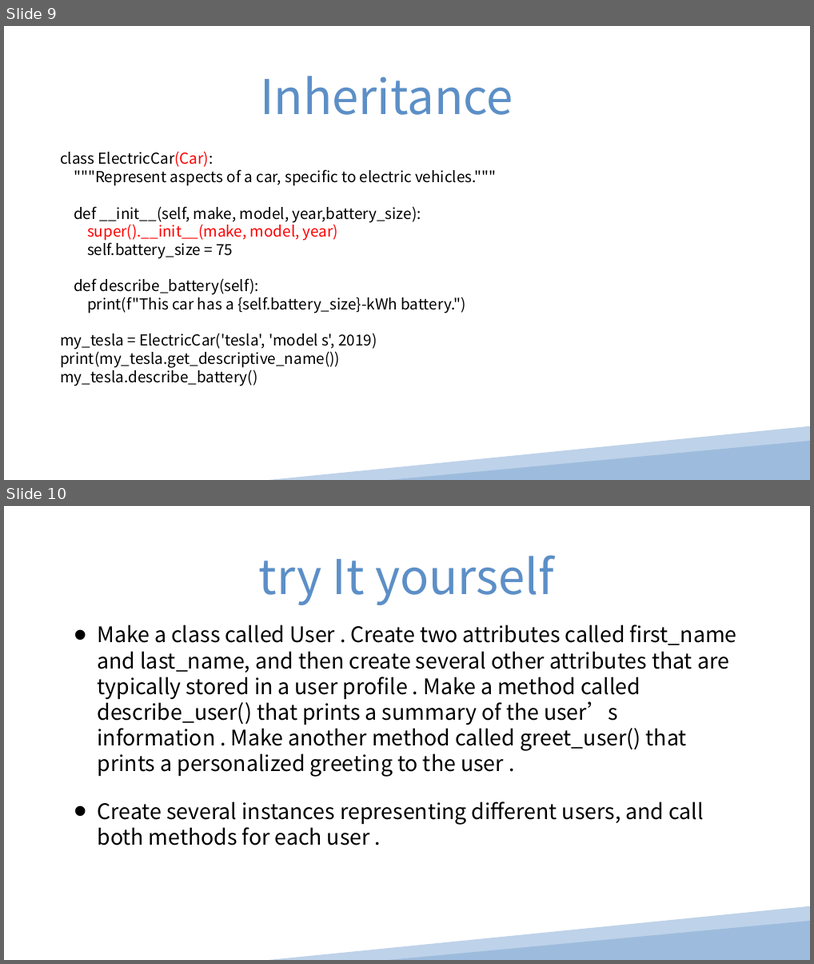
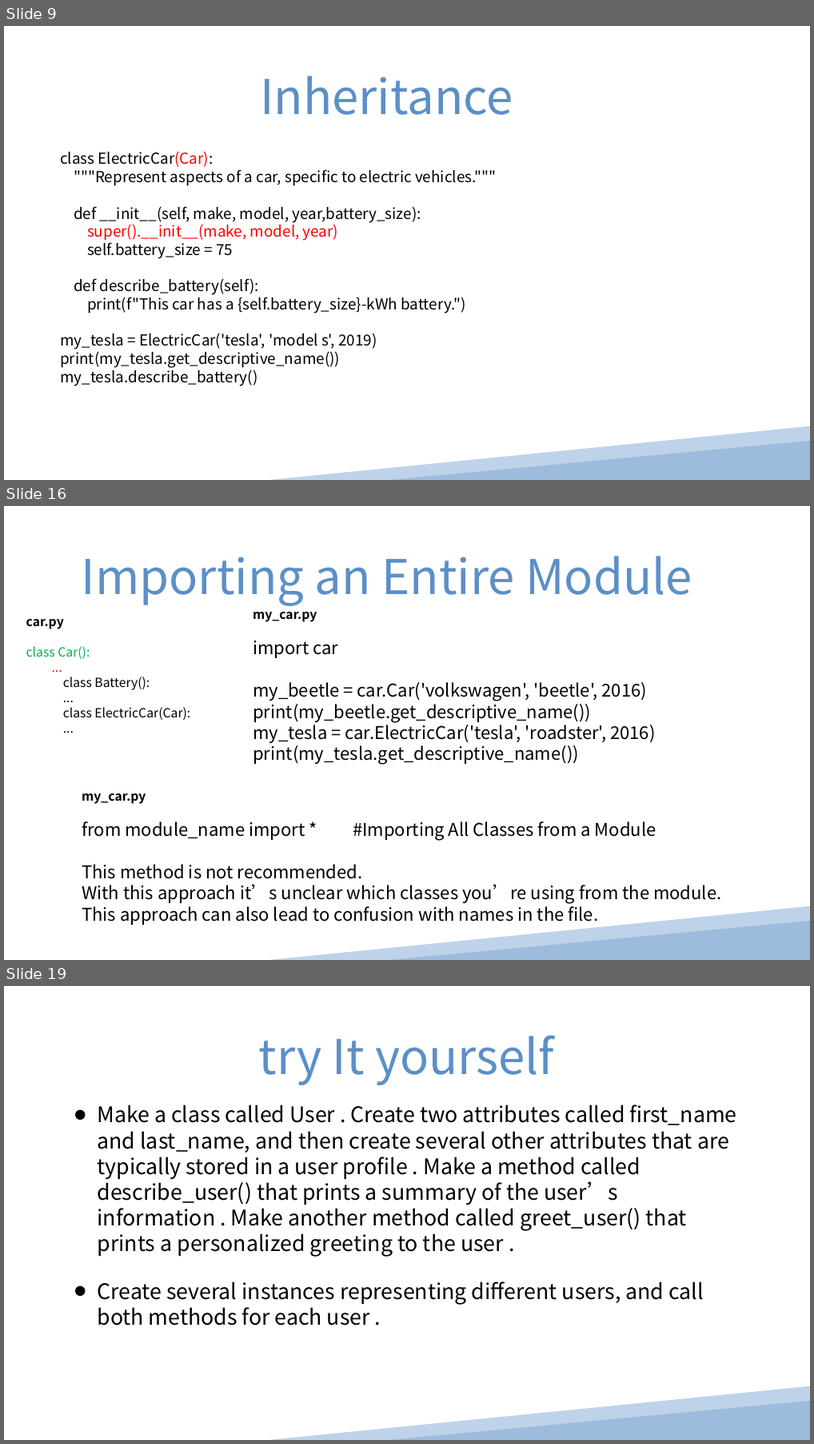
Before and after one commit to pinglee0/py, a slide deck: Chapter 9.ppt. Shown one above the other, each under a label of ours: slides 9 and 10 before the commit, slides 9, 16 and 19 after it; the slides between them are not shown. The pictures are 814x964 and 814x1444 pixels, drawn with LibreOffice and Linux fonts; fonts in the diff are those of the drawing. Boxes give left, top, right and bottom in pixels: in the first picture for what was removed or moved away, otherwise in the second. Text is boxed around its words. In the diff, an @@ line names an element or a change of style, - is before the commit and + after.

```diff
--- a/Chapter 9.ppt
+++ b/Chapter 9.ppt
@@ slide 16 added at (4, 506, 810, 960), background #FFFFFF @@
@@ text added at (82, 556, 692, 606), 76 pt, text #5C8FC7 @@
+Importing an Entire Module
@@ text added at (26, 619, 190, 720), 20 pt, text #000000 @@
+car.py
+class Car():
+  ...
+class Battery():
+...
+class ElectricCar(Car):
+...
@@ text added at (253, 612, 655, 764), 28 pt, text #000000 @@
+my_car.py
+import car
+my_beetle = car.Car('volkswagen', 'beetle', 2016)
+print(my_beetle.get_descriptive_name())
+my_tesla = car.ElectricCar('tesla', 'roadster', 2016)
+print(my_tesla.get_descriptive_name())
@@ text added at (82, 793, 722, 924), 28 pt, text #000000 @@
+my_car.py
+from module_name import * #Importing All Classes from a Module
+This method is not recommended.
+With this approach it’s unclear which classes you’re using from the module.
+This approach can also lead to confusion with names in the file.
@@ freeform shape added at (269, 905, 810, 960), fill #BED2E9 @@
@@ triangle added at (389, 920, 810, 960), fill #9DBCDD @@
@@ what was slide 10 is now slide 19 @@
```
Also in this commit, not shown: 8 other slides added, 1 other file.
